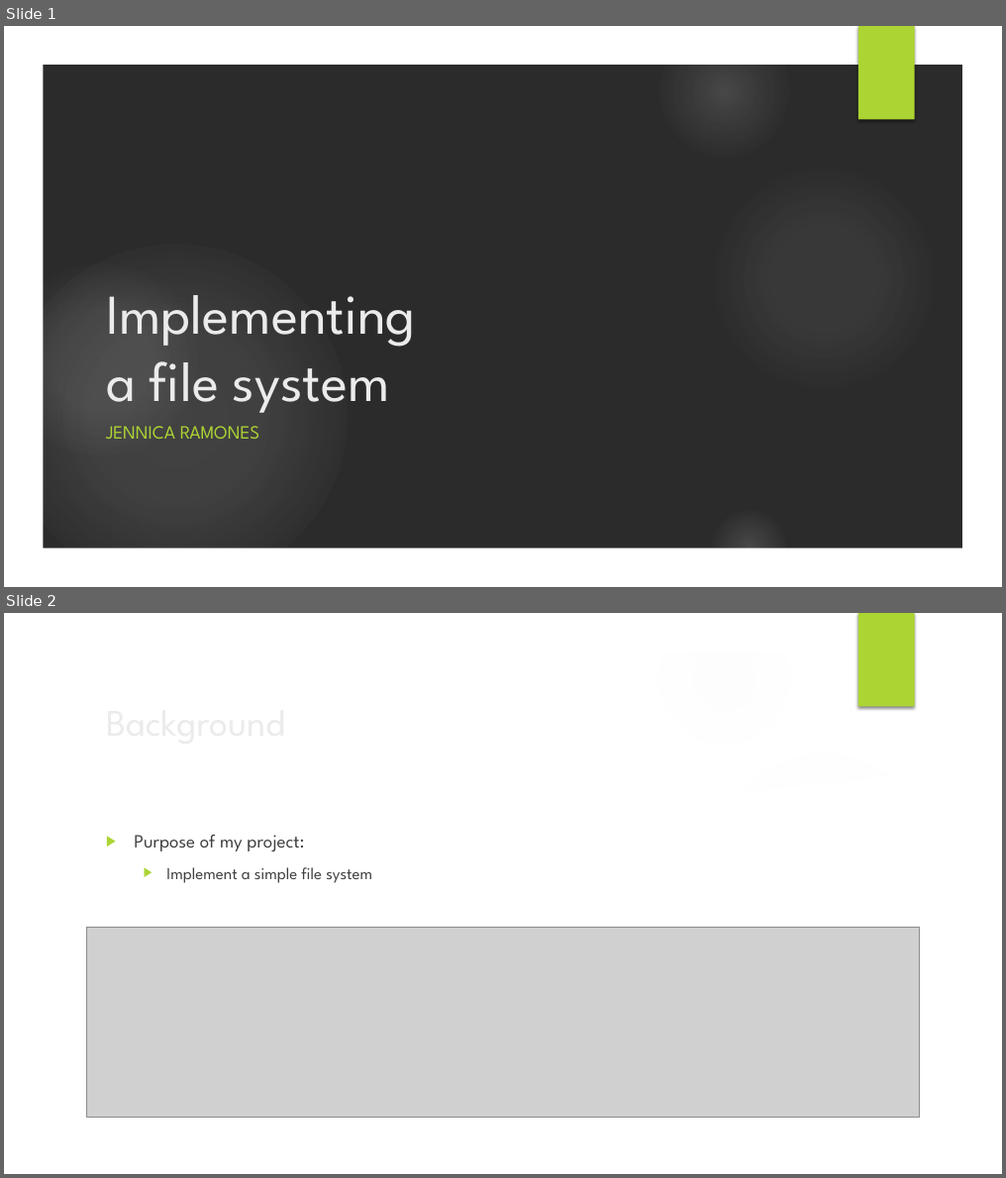
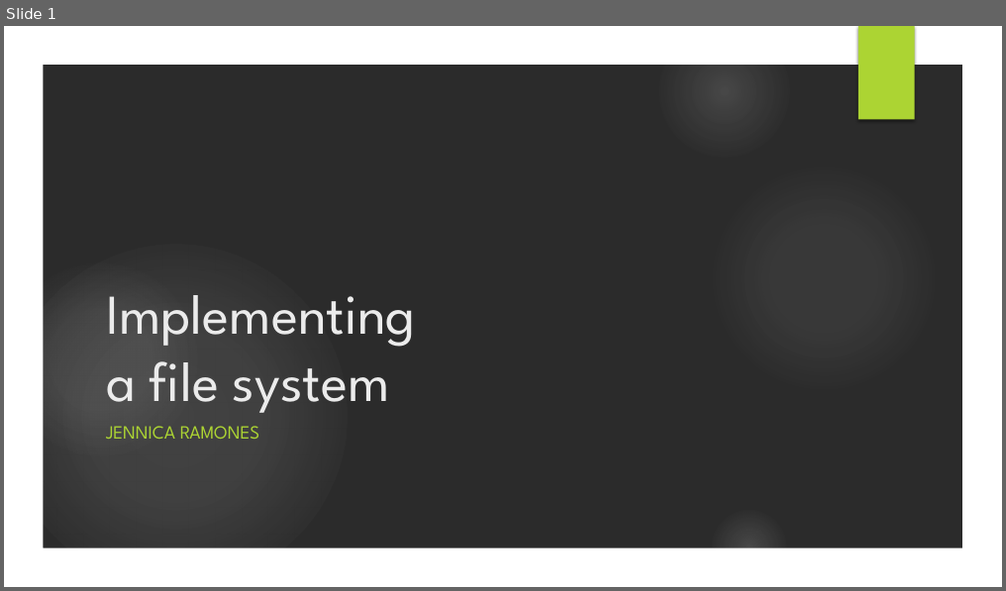
Before and after one commit to jennicar/Operating-Systems, a slide deck: presentation.pptx. Shown one above the other, each under a label of ours: slides 1 and 2 before the commit, slide 1 after it. The pictures are 1006x1178 and 1006x591 pixels, drawn with LibreOffice and Linux fonts; fonts in the diff are those of the drawing; grey boxes stand for pictures; background and template pictures are left out; a plain dark background stands for a picture behind light text. Boxes give left, top, right and bottom in pixels: in the first picture for what was removed or moved away, otherwise in the second. Text is boxed around its words. In the diff, an @@ line names an element or a change of style, - is before the commit and + after.

```diff
--- a/presentation.pptx
+++ b/presentation.pptx
@@ slide 2 removed at bbox=[4, 613, 1002, 1174], background picture (left out); not listed: 7 template elements that a slide beside it also shows @@
@@ title removed at bbox=[98, 692, 816, 750] @@
-Background
@@ freeform shape removed at bbox=[698, 738, 971, 819] @@
@@ freeform shape removed at bbox=[42, 765, 964, 1137] @@
@@ text removed at bbox=[134, 835, 372, 883] @@
-▶ Purpose of my project:
-  ▶ Implement a simple file system
@@ picture removed at bbox=[87, 928, 920, 1118] @@
```
Also in this commit, not shown: 4 slides changed, 4 slides added, 2 other slides removed, 3 other files.
